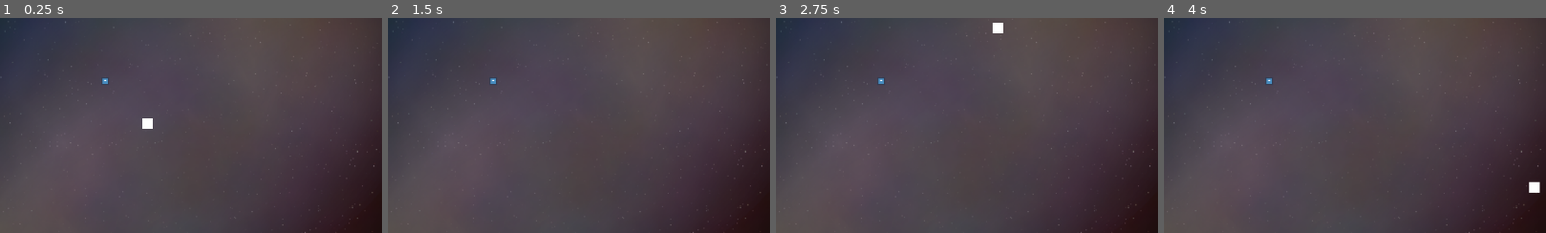
Above: before the commit, frames 1-4 (left to right).
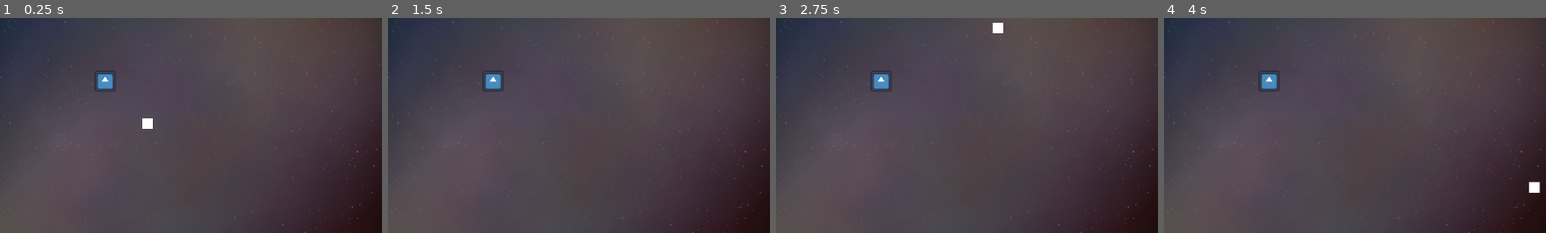
Above: after the commit, the same moments.

Repository: IsaacdmDunn/Station-Exodus
Game: Godot game, scene res://Game.tscn
Same seed, same stepped clock (60 frames per second), same inputs: the game is played once before the commit and once after it. The engine's default icon, where the game draws it, is replaced by a stand-in: a white triangle on a blue panel in a dark square.
Inputs (mouse positions are % of the whole screen's width and height, from its top left):
- Up to frame 1 (0.25 s): no input
- Up to frame 2 (1.5 s): tap Enter at 0.5 s; move the mouse to (72, 45) at 0.52 s; click (72, 45) at 0.6 s; tap Space at 1.25 s; move the mouse to (30, 55) at 1.27 s; right-click (30, 55) at 1.35 s
- Up to frame 3 (2.75 s): click (30, 55) at 1.55 s; tap Enter at 2 s; move the mouse to (60, 28) at 2.02 s; click (60, 28) at 2.1 s
- Up to frame 4 (4 s): tap Space at 2.75 s; move the mouse to (45, 70) at 2.77 s; click (45, 70) at 2.85 s; tap Enter at 3.5 s; move the mouse to (80, 65) at 3.52 s; hold Right mouse button (MovePawn) from 3.53 s (still down); click (80, 65) at 3.8 s
The pictures show only the part of the screen within x 31-81%, y 27-77%; the shares and areas given below are measured in that part.

The runs differ from the first frame. In frame 1, 0.3% of the frame differs, in the area x 24-31%, y 24-35%; in frame 2, 0.3%; in frame 3, 0.3%; in frame 4, 0.3%.
Error after the commit: Parse Error: Expected indented block after function declaration. (res://Scripts/character.gd:34)

Commit message:
resource system

Diff:
--- a/station-exodus/Game.tscn
+++ b/station-exodus/Game.tscn
@@ -1,10 +1,9 @@
-[gd_scene load_steps=14 format=3 uid="uid://brm7ux3e1fhup"]
+[gd_scene load_steps=13 format=3 uid="uid://brm7ux3e1fhup"]
 
 [ext_resource type="Script" uid="uid://cl1ff5e7tysm6" path="res://Scripts/character.gd" id="1_r0x5m"]
 [ext_resource type="Texture2D" uid="uid://b2actnkmso6wt" path="res://Sprites/testtilemap.png" id="1_xkndl"]
 [ext_resource type="Texture2D" uid="uid://cmcryvatj16e4" path="res://Sprites/buildingjob.png" id="2_sb48q"]
 [ext_resource type="Script" uid="uid://vdrq8el1bhu8" path="res://Scripts/Building.gd" id="2_u44n3"]
-[ext_resource type="PackedScene" uid="uid://cur3nlm83ldwu" path="res://room_data.tscn" id="4_sb48q"]
 [ext_resource type="Texture2D" uid="uid://uo8spo4opnk" path="res://Sprites/icon.svg" id="5_t88pq"]
 [ext_resource type="Texture2D" uid="uid://conuvgn2jmndn" path="res://Sprites/stars.png" id="6_3mrqo"]
 
@@ -43,13 +42,15 @@
 
 [node name="Node2D" type="Node2D"]
 
+[node name="BuildingContainer" type="Node" parent="."]
+
 [node name="Character" type="CharacterBody2D" parent="."]
 position = Vector2(200, 200)
 script = ExtResource("1_r0x5m")
 
 [node name="Sprite2D" type="Sprite2D" parent="Character"]
 z_index = 2
-scale = Vector2(0.1, 0.1)
+scale = Vector2(0.25, 0.25)
 texture = ExtResource("5_t88pq")
 
 [node name="CollisionShape2D" type="CollisionShape2D" parent="Character"]
@@ -70,5 +71,3 @@
 [node name="Sprite2D" type="Sprite2D" parent="Camera2D"]
 scale = Vector2(1.25, 1.25)
 texture = ExtResource("6_3mrqo")
-
-[node name="RoomData" parent="." instance=ExtResource("4_sb48q")]
--- /dev/null
+++ b/station-exodus/Prefabs/OxygenGenerator.tscn
@@ -0,0 +1,12 @@
+[gd_scene load_steps=3 format=3 uid="uid://627f4igrveho"]
+
+[ext_resource type="Script" uid="uid://csvvkg84qmrsq" path="res://Scripts/OxygenGeneratorBuilding.gd" id="1_3dhcc"]
+[ext_resource type="Texture2D" uid="uid://uo8spo4opnk" path="res://Sprites/icon.svg" id="2_sf7io"]
+
+[node name="OxygenGenerator" type="Node2D"]
+script = ExtResource("1_3dhcc")
+
+[node name="Sprite2D" type="Sprite2D" parent="."]
+z_index = 1
+scale = Vector2(0.25, 0.25)
+texture = ExtResource("2_sf7io")
--- a/station-exodus/Scripts/Building.gd
+++ b/station-exodus/Scripts/Building.gd
@@ -11,6 +11,7 @@
 
 var roomDataPrefab = preload("res://room_data.tscn")
 var subRoomScript = preload("res://Scripts/SubroomData.gd")
+var O2Gen = preload("res://Prefabs/OxygenGenerator.tscn")
 
 var startingPos: Vector2i = Vector2i(-1000,-1000)
 var endingPos: Vector2i
@@ -22,6 +23,8 @@
 
 var aStar = AStarGrid2D.new()
 
+var buildingToBuild
+
 func _ready() -> void:
 	#update a star with init values
 	UpdateAStar()
@@ -33,37 +36,41 @@
 	#clear build tile map and set sursor
 	$BuildUIMap.clear()
 	$BuildUIMap.set_cell(local_to_map(get_global_mouse_position()) - Vector2i(0,0),0, Vector2i(0,0))
-
-	#if building room show building UI
-	if startingPos != Vector2i(-1000,-1000) and CurrentBuildState == BuildState.Room:
-		buildingUI(Vector2i(mini(startingPos.x, local_to_map(get_global_mouse_position()).x), mini(startingPos.y, local_to_map(get_global_mouse_position()).y)), Vector2i(maxi(startingPos.x, local_to_map(get_global_mouse_position()).x), maxi(startingPos.y, local_to_map(get_global_mouse_position()).y)))
-	#if building door show door building UI
-	elif CurrentBuildState == BuildState.Door:
-		CreateDoorUI(local_to_map(get_global_mouse_position()))
+	if CurrentBuildState != BuildState.None:
+		#if building room show building UI
+		if startingPos != Vector2i(-1000,-1000) and CurrentBuildState == BuildState.Room:
+			buildingUI(Vector2i(mini(startingPos.x, local_to_map(get_global_mouse_position()).x), mini(startingPos.y, local_to_map(get_global_mouse_position()).y)), Vector2i(maxi(startingPos.x, local_to_map(get_global_mouse_position()).x), maxi(startingPos.y, local_to_map(get_global_mouse_position()).y)))
+		#if building door show door building UI
+		elif CurrentBuildState == BuildState.Door:
+			CreateDoorUI(local_to_map(get_global_mouse_position()))
+		elif CurrentBuildState == BuildState.SmallBasicBuilding and buildingToBuild == O2Gen:
+			SmallBuildingUI(local_to_map(get_global_mouse_position()))
 
 func _input(event: InputEvent) -> void:
 	#selects build options
 	SelectBuildingState(event)
 	#if build room attempted
-	if CurrentBuildState == BuildState.Room and Input.is_action_just_pressed("Select"):
-		#starting pos for the drag and build system
-		if startingPos == Vector2i(-1000,-1000):
-			startingPos = local_to_map(get_global_mouse_position())
-			$BuildUIMap.clear()
-
-		#if select while building room set end point and if can build room then fill floor
-		elif startingPos != Vector2i(-1000,-1000):
-			endingPos = local_to_map(get_global_mouse_position())
-			#set_cell(local_to_map(get_global_mouse_position()),0, Vector2i(0,0))
-
-			if canBuild or roomAlreadyExists:
-				fillFloor(Vector2i(mini(startingPos.x, endingPos.x), mini(startingPos.y, endingPos.y)), Vector2i(maxi(startingPos.x, endingPos.x), maxi(startingPos.y, endingPos.y)))
-
-			startingPos = Vector2i(-1000,-1000) # reset start pos
-	#if can build door then create door at pos
-	elif CurrentBuildState == BuildState.Door and Input.is_action_just_pressed("Select") and canBuild:
-		CreateDoor(local_to_map(get_global_mouse_position()))
-
+	if Input.is_action_just_pressed("Select"):
+		if CurrentBuildState == BuildState.Room:
+			#starting pos for the drag and build system
+			if startingPos == Vector2i(-1000,-1000):
+				startingPos = local_to_map(get_global_mouse_position())
+				$BuildUIMap.clear()
+
+			#if select while building room set end point and if can build room then fill floor
+			elif startingPos != Vector2i(-1000,-1000):
+				endingPos = local_to_map(get_global_mouse_position())
+				#set_cell(local_to_map(get_global_mouse_position()),0, Vector2i(0,0))
+
+				if canBuild or roomAlreadyExists:
+					fillFloor(Vector2i(mini(startingPos.x, endingPos.x), mini(startingPos.y, endingPos.y)), Vector2i(maxi(startingPos.x, endingPos.x), maxi(startingPos.y, endingPos.y)))
+
+				startingPos = Vector2i(-1000,-1000) # reset start pos
+		#if can build door then create door at pos
+		elif CurrentBuildState == BuildState.Door and canBuild:
+			CreateDoor(local_to_map(get_global_mouse_position()))
+		elif CurrentBuildState == BuildState.SmallBasicBuilding and buildingToBuild == O2Gen:
+			CreateO2Gen(local_to_map(get_global_mouse_position()))
 #creates new room
 func fillFloor(start, end):
 	var size = Vector2i(end.x - start.x, end.y - start.y) #sets start for loop from left to right
@@ -289,4 +296,29 @@
 		CurrentBuildState = BuildState.Room
 	elif Input.is_action_just_pressed("CreateDoorShortcut"):
 		CurrentBuildState = BuildState.Door
-	pass
+	elif Input.is_action_just_pressed("CreateO2Gen"):
+		CurrentBuildState = BuildState.SmallBasicBuilding
+		buildingToBuild = O2Gen
+	pass
+
+func SmallBuildingUI(pos):
+
+	if CheckRoomExists(pos):
+		if get_cell_atlas_coords(pos) == Vector2i(0,0) and get_cell_atlas_coords(Vector2i(pos.x, pos.y+1)) == Vector2i(0,0):
+			$BuildUIMap.set_cell(Vector2i(pos.x, pos.y),0, Vector2i(0,0))
+			$BuildUIMap.set_cell(Vector2i(pos.x, pos.y+1),0, Vector2i(1,1))
+			canBuild = true
+	else:
+		$BuildUIMap.set_cell(Vector2i(pos.x, pos.y),0, Vector2i(1,0))
+		$BuildUIMap.set_cell(Vector2i(pos.x, pos.y+1),0, Vector2i(1,0))
+		canBuild = false
+
+func CreateO2Gen(pos):
+	if CheckRoomExists(pos) and get_cell_atlas_coords(pos) == Vector2i(0,0):
+		set_cell(Vector2i(pos.x, pos.y),0, Vector2i(0,1))
+		var buildingToAdd = O2Gen.instantiate()
+		buildingToAdd.roomID = buildSubroomToID
+		buildingToAdd.buildingRotation = CurrentBuildDirection
+		$"../BuildingContainer".add_child(buildingToAdd)
+		buildingToAdd.position = map_to_local(pos)
+	pass
--- /dev/null
+++ b/station-exodus/Scripts/GameResources.gd
@@ -0,0 +1,9 @@
+extends Node
+
+enum ResourceIDs {
+	Water, Hydrogen, Oxygen, Iron, Uranium, Carbon,
+}
+var items = []
+
+func _ready() -> void:
+	items.resize(1000)
--- /dev/null
+++ b/station-exodus/Scripts/OxygenGeneratorBuilding.gd
@@ -0,0 +1,21 @@
+extends ProductionBuilding
+
+var outputToRoom: Array[int]
+var outputLimit = 2
+func _ready() -> void:
+	#adds to group for buildings
+	buildingID = get_tree().get_nodes_in_group("Buildings").size()
+	add_to_group("Buildings")
+	outputToRoom.append(GameResources.ResourceIDs.Oxygen)
+	buildingSize = Vector2i(1,1) #sets size to 1x1
+	workingPosition.append(Vector2i(0,1)) #working pos is relative to beneath the building
+	input.append(Vector2(GameResources.ResourceIDs.Water,.01)) #water input
+	output.append(Vector2(GameResources.ResourceIDs.Hydrogen,.005)) #oxygen output
+	output.append(Vector2(GameResources.ResourceIDs.Oxygen,.005))
+
+
+func _process(delta: float) -> void:
+	var roomData = get_tree().get_nodes_in_group("Rooms")[roomID]
+	if roomData.contents[2].y < (roomData.area * outputLimit):
+		get_tree().get_nodes_in_group("Rooms")[roomID].contents[2].y += output[1].y
+		print(get_tree().get_nodes_in_group("Rooms")[roomID].contents)
--- /dev/null
+++ b/station-exodus/Scripts/ProductionBuilding.gd
@@ -0,0 +1,13 @@
+extends Node2D
+class_name ProductionBuilding
+enum Directions {Left, Right, Up, Down}
+var buildingPosition: Vector2i #top left
+var roomID: int
+var buildingID: int
+var buildingRotation: Directions = Directions.Up
+var buildingSize: Vector2i
+var workingPosition: Array[Vector2i]
+var connectedBuildingsID: Array[int]
+var resourceContents: Array[Vector2]
+var input: Array[Vector2]
+var output: Array[Vector2]
--- a/station-exodus/Scripts/character.gd
+++ b/station-exodus/Scripts/character.gd
@@ -2,7 +2,11 @@
 
 @onready var tilemap = $"../TileMapLayer"
 var currentPath: Array[Vector2i]
-var moveSpeed = 1.33
+var moveSpeed: float = 1.33
+
+var spaceSuit: bool = false
+
+
 func _process(delta: float) -> void:
 	moveCharacter()
 
@@ -26,3 +30,5 @@
 	if global_position == targetPos:
 		currentPath.pop_front()
 	pass
+
+func jobSystem():
--- a/station-exodus/Scripts/room_data.gd
+++ b/station-exodus/Scripts/room_data.gd
@@ -4,8 +4,16 @@
 var roomType
 var subRoom = [] #subrooms have start and end location also a tilesize
 var area: int = 0 #tile count
-var contents = [0, 0] #represnts liquid/ gas contents and the amount
+var contents: Array[Vector2] #represnts liquid/ gas contents and the amount with 1 atmos per tile (max of 2?)
+var totalContent = 0
 var buildings = []
 var walls = []
 var doors = []
 var airlocks =[]
+
+func _ready() -> void:
+	contents.append(Vector2(GameResources.ResourceIDs.Water,0))
+	contents.append(Vector2(GameResources.ResourceIDs.Hydrogen,0))
+	contents.append(Vector2(GameResources.ResourceIDs.Oxygen,0))
+	contents.append(Vector2(GameResources.ResourceIDs.Carbon,0))
+	print(self)
--- a/station-exodus/project.godot
+++ b/station-exodus/project.godot
@@ -14,6 +14,10 @@
 run/main_scene="uid://brm7ux3e1fhup"
 config/features=PackedStringArray("4.4", "Forward Plus")
 config/icon="res://Sprites/icon.svg"
+
+[autoload]
+
+GameResources="*res://Scripts/GameResources.gd"
 
 [display]
 
@@ -59,3 +63,8 @@
 "events": [Object(InputEventKey,"resource_local_to_scene":false,"resource_name":"","device":-1,"window_id":0,"alt_press …(192 unchanged characters)…
 ]
 }
+CreateO2Gen={
+"deadzone": 0.2,
+"events": [Object(InputEventKey,"resource_local_to_scene":false,"resource_name":"","device":-1,"window_id":0,"alt_pressed":false,"shift_pressed":false,"ctrl_pressed":true,"meta_pressed":false,"pressed":false,"keycode":0,"physical_keycode":79,"key_label":0,"unicode":0,"location":0,"echo":false,"script":null)
+]
+}
Not shown, added: station-exodus/Scripts/GameResources.gd.uid
Not shown, added: station-exodus/Scripts/OxygenGeneratorBuilding.gd.uid
Not shown, added: station-exodus/Scripts/ProductionBuilding.gd.uid
